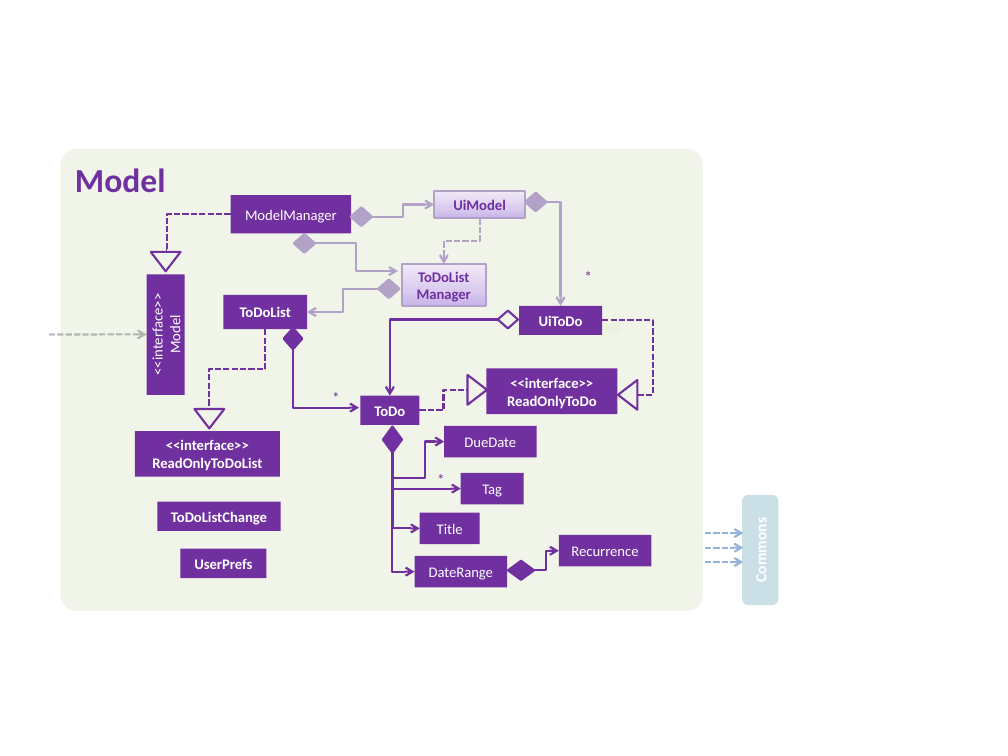
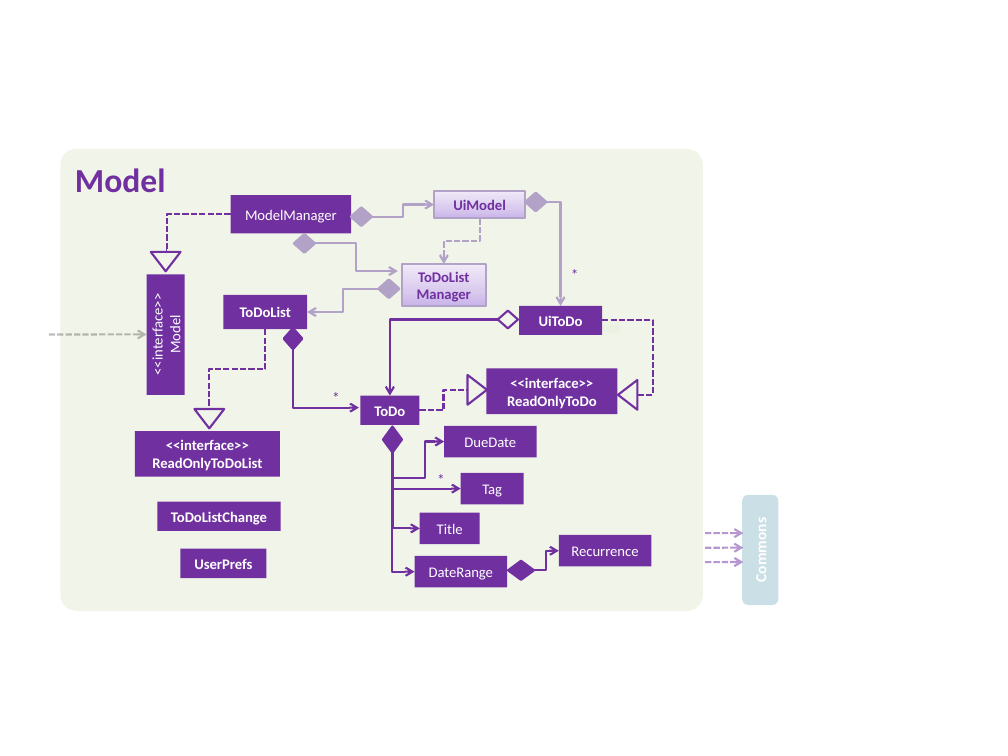
Before and after one commit to CS2103AUG2016-W13-C3/addressbook-level4, a slide deck: slide 8 of docs/diagrams/Diagrams.pptx. Drawn at 1008x756 pixels with LibreOffice and Linux fonts; fonts in the diff are those of the drawing. Boxes give left, top, right and bottom in pixels: in the first picture for what was removed or moved away, otherwise in the second. Text is boxed around its words. In the diff, an @@ line names an element or a change of style, - is before the commit and + after.

```diff
--- a/docs/diagrams/Diagrams.pptx
+++ b/docs/diagrams/Diagrams.pptx
@@ text "*": place and size @@
-text "*" at [585, 267, 665, 292]
+text "*" at [571, 265, 651, 290]
@@ elbow arrow (705, 533) - (743, 533): stroke #95B3D7 1.5 pt dashed to #7030A0 1.5 pt dashed @@
@@ elbow arrow (705, 547) - (743, 547): stroke #95B3D7 1.5 pt dashed to #7030A0 1.5 pt dashed @@
@@ elbow arrow (705, 562) - (743, 562): stroke #95B3D7 1.5 pt dashed to #7030A0 1.5 pt dashed @@
```
Also in this commit, not shown: 1 other slide changed, 2 slides removed, 4 other files.
